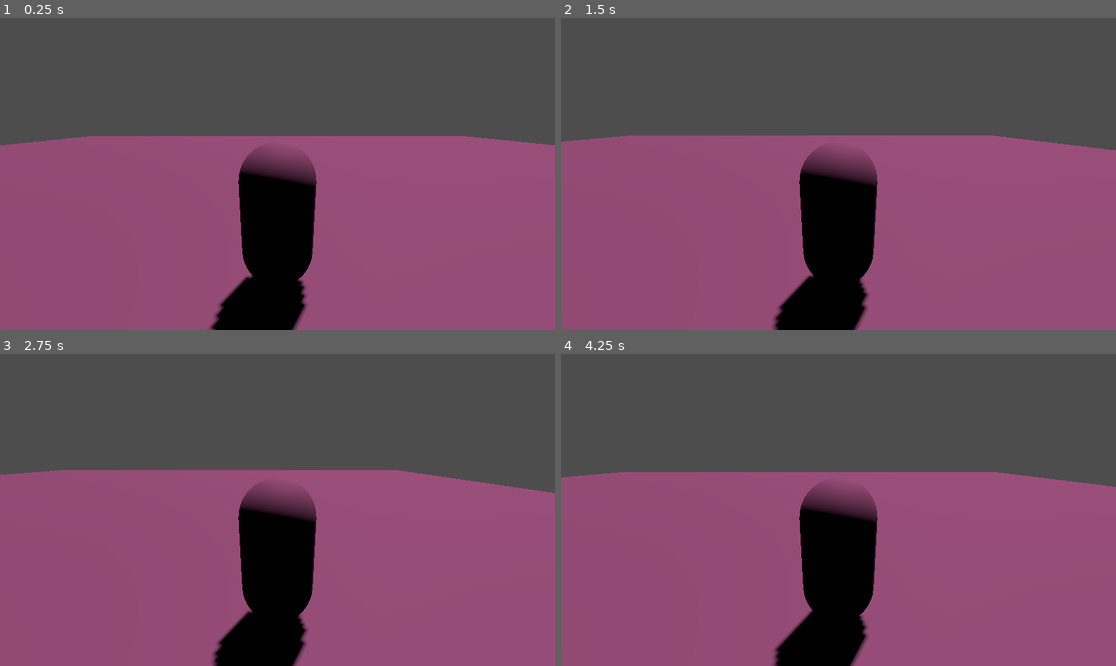
Above: before the commit, frames 1-4 (two rows, left to right).
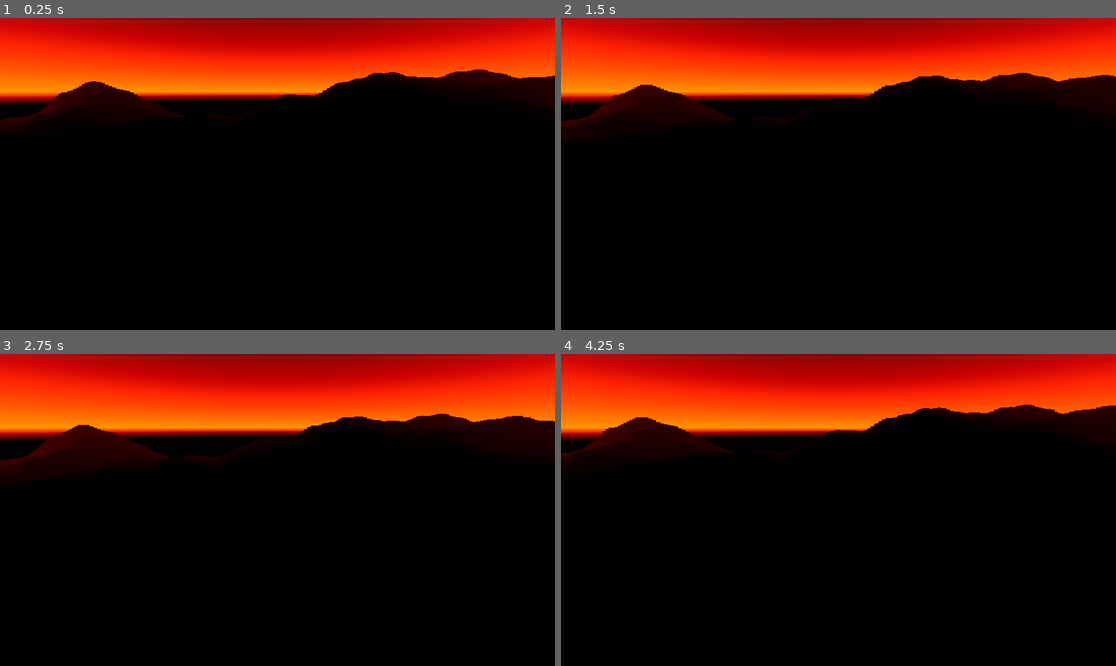
Above: after the commit, the same moments.

Repository: Alex29B/GAMEJAM-2025-ILLUSION-Doro-run-
Game: Godot game, scene res://world.tscn
Same seed, same stepped clock (60 frames per second), same inputs: the game is played once before the commit and once after it.
Inputs:
- Up to frame 1 (0.25 s): no input
- Up to frame 2 (1.5 s): tap Enter (ui_accept) at 0.5, 0.6, 0.77, 1.07, 1.35 s; hold Right (ui_right) 0.53-1.28 s; hold Down (ui_down) from 1.28 s (still down)
- Up to frame 3 (2.75 s): tap Enter (ui_accept) at 1.52, 1.82, 2.1 s; release Down (ui_down) at 2.03 s; hold Right (ui_right) from 2.03 s (still down)
- Up to frame 4 (4.25 s): release Right (ui_right) at 2.78 s; hold Up (ui_up) 2.78-3.53 s; tap Enter (ui_accept) at 2.85, 3.02, 3.32, 3.6, 3.77, 4.07 s; hold Left (ui_left) from 3.53 s (still down)

The runs differ from the first frame. In frame 1, 94% of the frame differs, in the area x 0-100%, y 0-100%; in frame 2, 94%; in frame 3, 94%; in frame 4, 94%.

Commit message:
[ADD] procedural generation via noise pattern

Diff:
--- /dev/null
+++ b/doro-run/character_body_3d.gd
@@ -0,0 +1,31 @@
+extends CharacterBody3D
+
+
+const SPEED = 5.0
+const JUMP_VELOCITY = 4.5
+
+# Get the gravity from the project settings to be synced with RigidBody nodes.
+var gravity = ProjectSettings.get_setting("physics/3d/default_gravity")
+
+
+func _physics_process(delta):
+	# Add the gravity.
+	if not is_on_floor():
+		velocity.y -= gravity * delta
+
+	# Handle jump.
+	if Input.is_action_just_pressed("ui_accept") and is_on_floor():
+		velocity.y = JUMP_VELOCITY
+
+	# Get the input direction and handle the movement/deceleration.
+	# As good practice, you should replace UI actions with custom gameplay actions.
+	var input_dir = Input.get_vector("ui_left", "ui_right", "ui_up", "ui_down")
+	var direction = (transform.basis * Vector3(input_dir.x, 0, input_dir.y)).normalized()
+	if direction:
+		velocity.x = direction.x * SPEED
+		velocity.z = direction.z * SPEED
+	else:
+		velocity.x = move_toward(velocity.x, 0, SPEED)
+		velocity.z = move_toward(velocity.z, 0, SPEED)
+
+	move_and_slide()
--- a/doro-run/world.tscn
+++ b/doro-run/world.tscn
@@ -1,33 +1,52 @@
-[gd_scene load_steps=5 format=3 uid="uid://bctb25teotmwf"]
+[gd_scene load_steps=8 format=3 uid="uid://bctb25teotmwf"]
 
-[ext_resource type="Script" path="res://player.gd" id="1_nheda"]
+[ext_resource type="Script" path="res://world_gen.gd" id="1_8mjoo"]
+[ext_resource type="Script" path="res://character_body_3d.gd" id="2_rs6gv"]
 
-[sub_resource type="CapsuleShape3D" id="CapsuleShape3D_uonb8"]
+[sub_resource type="CapsuleShape3D" id="CapsuleShape3D_xc38d"]
 
-[sub_resource type="CapsuleMesh" id="CapsuleMesh_gx2bm"]
+[sub_resource type="CapsuleMesh" id="CapsuleMesh_2it3d"]
 
-[sub_resource type="PlaneMesh" id="PlaneMesh_l4jga"]
-size = Vector2(50, 50)
+[sub_resource type="ProceduralSkyMaterial" id="ProceduralSkyMaterial_g45p4"]
+sky_top_color = Color(0.404677, 0.254471, 0.07818, 1)
+sky_horizon_color = Color(0.783922, 0.519927, 0.215428, 1)
+sky_cover_modulate = Color(0.87739, 0.599485, 0.289687, 1)
+ground_horizon_color = Color(0.784314, 0.521569, 0.215686, 1)
+sun_angle_max = 92.22
 
-[node name="world" type="Node3D"]
+[sub_resource type="Sky" id="Sky_1u15k"]
+sky_material = SubResource("ProceduralSkyMaterial_g45p4")
 
-[node name="DirectionalLight3D" type="DirectionalLight3D" parent="."]
-transform = Transform3D(-0.866025, -0.46679, 0.179184, 0, 0.358368, 0.93358, -0.5, 0.808504, -0.310356, 0, 0, 0)
-light_color = Color(1, 0.529412, 0.8, 1)
-shadow_enabled = true
+[sub_resource type="Environment" id="Environment_n2w34"]
+background_mode = 2
+sky = SubResource("Sky_1u15k")
+fog_enabled = true
+fog_light_color = Color(0.546848, 0.352071, 0.122134, 1)
+fog_depth_curve = 2.14355
+volumetric_fog_density = 0.005
+volumetric_fog_albedo = Color(0.477304, 0.304685, 0.100522, 1)
+volumetric_fog_detail_spread = 6.0
+volumetric_fog_sky_affect = 0.75
+adjustment_enabled = true
+adjustment_contrast = 4.0
+
+[node name="my_world" type="Node"]
+
+[node name="World_gen" type="Node" parent="."]
+script = ExtResource("1_8mjoo")
 
 [node name="Player" type="CharacterBody3D" parent="."]
-transform = Transform3D(1, 0, 0, 0, 1, 0, 0, 0, 1, 0, 1.16892, 0)
-script = ExtResource("1_nheda")
+transform = Transform3D(1, 0, 0, 0, 1, 0, 0, 0, 1, 0, 2.06517, 0)
+script = ExtResource("2_rs6gv")
 
 [node name="CollisionShape3D" type="CollisionShape3D" parent="Player"]
-shape = SubResource("CapsuleShape3D_uonb8")
+shape = SubResource("CapsuleShape3D_xc38d")
 
-[node name="MeshInstance3D" type="MeshInstance3D" parent="Player"]
-mesh = SubResource("CapsuleMesh_gx2bm")
+[node name="MeshInstance3D" type="MeshInstance3D" parent="Player/CollisionShape3D"]
+mesh = SubResource("CapsuleMesh_2it3d")
 
 [node name="Camera3D" type="Camera3D" parent="Player"]
-transform = Transform3D(1, 0, 0, 0, 0.962857, 0.270012, 0, -0.270012, 0.962857, 0, 1.29676, 2.52954)
+transform = Transform3D(1, 0, 0, 0, 0.927014, 0.375027, 0, -0.375027, 0.927014, 0, 1.26946, 1.7006)
 
-[node name="MeshInstance3D" type="MeshInstance3D" parent="."]
-mesh = SubResource("PlaneMesh_l4jga")
+[node name="WorldEnvironment" type="WorldEnvironment" parent="."]
+environment = SubResource("Environment_n2w34")
--- /dev/null
+++ b/doro-run/world_gen.gd
@@ -0,0 +1,82 @@
+extends Node
+
+const GENERATION_BOUND_DISTANCE = 64
+const VERTICAL_AMPLITUDE = 15
+
+var noise = FastNoiseLite.new()
+#var player_position: Vector3
+var player: Node
+var generated_cubes
+
+func _ready():
+	generated_cubes={}
+	#player_position = Vector3(0,0,0)
+	player=get_node("../Player")
+	generate_new_cubes_from_position(player.position)
+
+func generate_new_cubes_from_position(player_position):
+	for x in range(GENERATION_BOUND_DISTANCE*2):
+		x += (player_position.x - GENERATION_BOUND_DISTANCE)
+		for z in range(GENERATION_BOUND_DISTANCE*2):
+			z += (player_position.z - GENERATION_BOUND_DISTANCE)
+			generate_cube_if_new(x,z)
+
+func generate_cube_if_new(x,z):
+	if !has_cube_been_generated(x,z):
+		var generated_noise = noise.get_noise_2d(x,z)
+		create_cube(Vector3(x,generated_noise*VERTICAL_AMPLITUDE,z), get_color_from_noise(generated_noise))
+		register_cube_generation_at_coordinate(x,z)
+
+func has_cube_been_generated(x,z):
+	if x in generated_cubes and z in generated_cubes[x] and generated_cubes[x][z] == true:
+		return true
+	else:
+		return false
+
+func register_cube_generation_at_coordinate(x,z):
+	if x in generated_cubes:
+		generated_cubes[x][z] = true
+	else:
+		generated_cubes[x] = {z: true}
+
+
+func _process(delta):
+	generate_new_cubes_from_position(player.position)
+
+func create_cube(position, color):
+	var box_size = Vector3(1,1,1)
+
+	var static_body = StaticBody3D.new()
+	static_body.position = position
+
+	var collision_shape_3d = CollisionShape3D.new()
+	collision_shape_3d.shape = BoxShape3D.new()
+	collision_shape_3d.shape.size = box_size
+
+	var mesh = MeshInstance3D.new()
+
+	var boxmesh = BoxMesh.new()
+	boxmesh.size = box_size
+
+	var material = StandardMaterial3D.new()
+	material.albedo_color = color
+
+	boxmesh.material = material
+
+	mesh.set_mesh(boxmesh)
+	static_body.add_child(mesh)
+	static_body.add_child(collision_shape_3d)
+
+	add_child(static_body)
+
+func get_color_from_noise(noise_value):
+	if noise_value <= -.4:
+		return Color(0,0,0,1)
+	elif noise_value <= -.2:
+		return Color(0,0,0,1)
+	elif noise_value <= 0:
+		return Color(0,0,0,1)
+	elif noise_value <= .2:
+		return Color(0,0,0,1)
+	elif noise_value > .2:
+		return Color(0,0,0,1)
